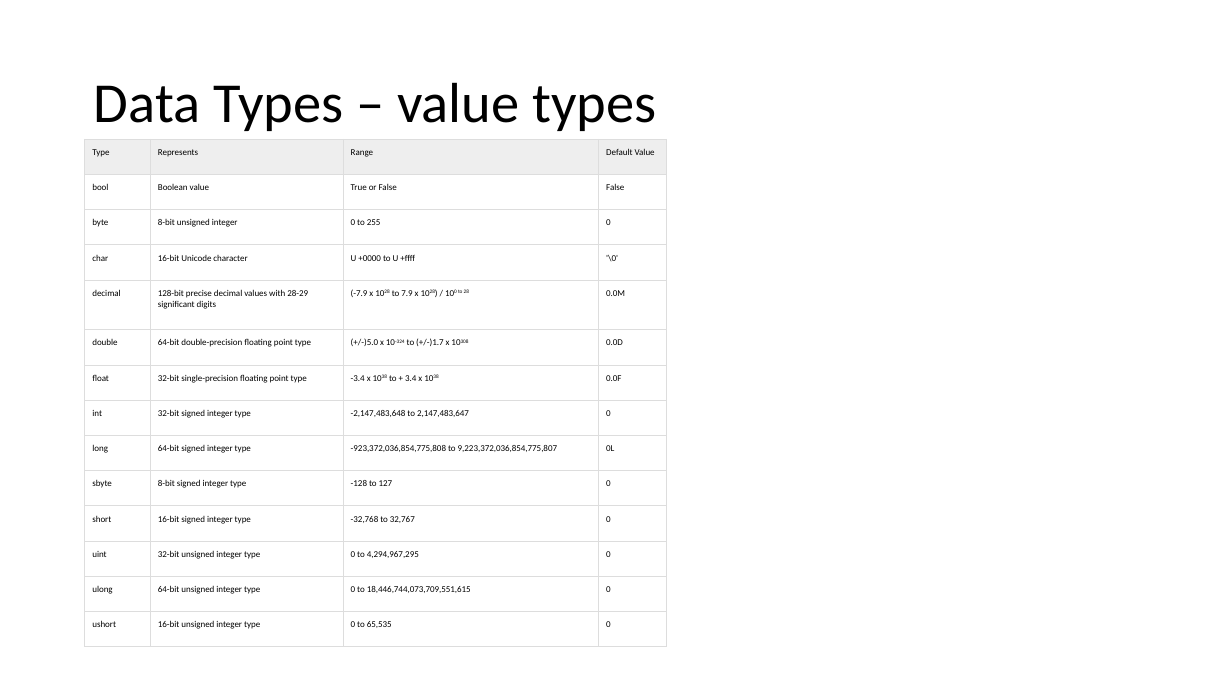
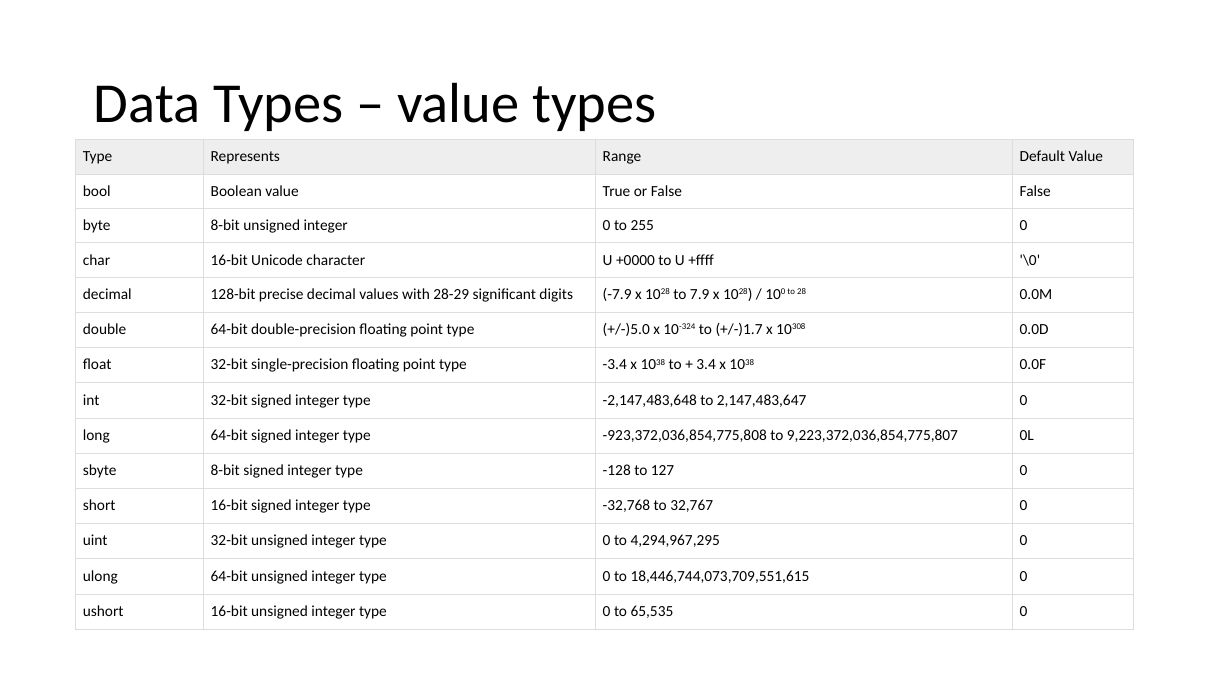
Before and after one commit to gavinhickford/Projects, a slide deck: slide 6 of Mentoring/Mentoring.pptx. Drawn at 1232x693 pixels with LibreOffice and Linux fonts; fonts in the diff are those of the drawing. Boxes give left, top, right and bottom in pixels: in the first picture for what was removed or moved away, otherwise in the second. Text is boxed around its words. In the diff, an @@ line names an element or a change of style, - is before the commit and + after.

Commit message:
Updated powerpoint slides
Updated powerpoint slides

```diff
--- a/Mentoring/Mentoring.pptx
+++ b/Mentoring/Mentoring.pptx
@@ table at [75, 140, 1133, 628] @@
@@ size 7 to 12 pt @@
@@ table: place and size @@
-table at [85, 140, 666, 647]
+table at [75, 140, 1133, 628]
```
Also in this commit, not shown: 5 slides added.
